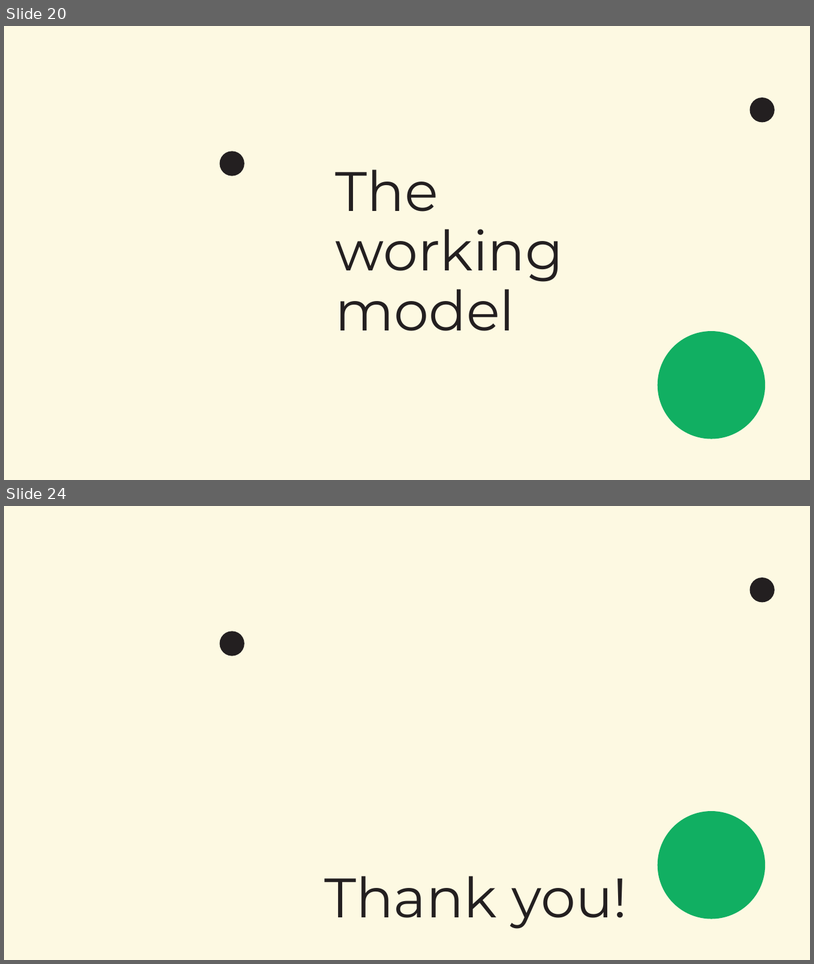
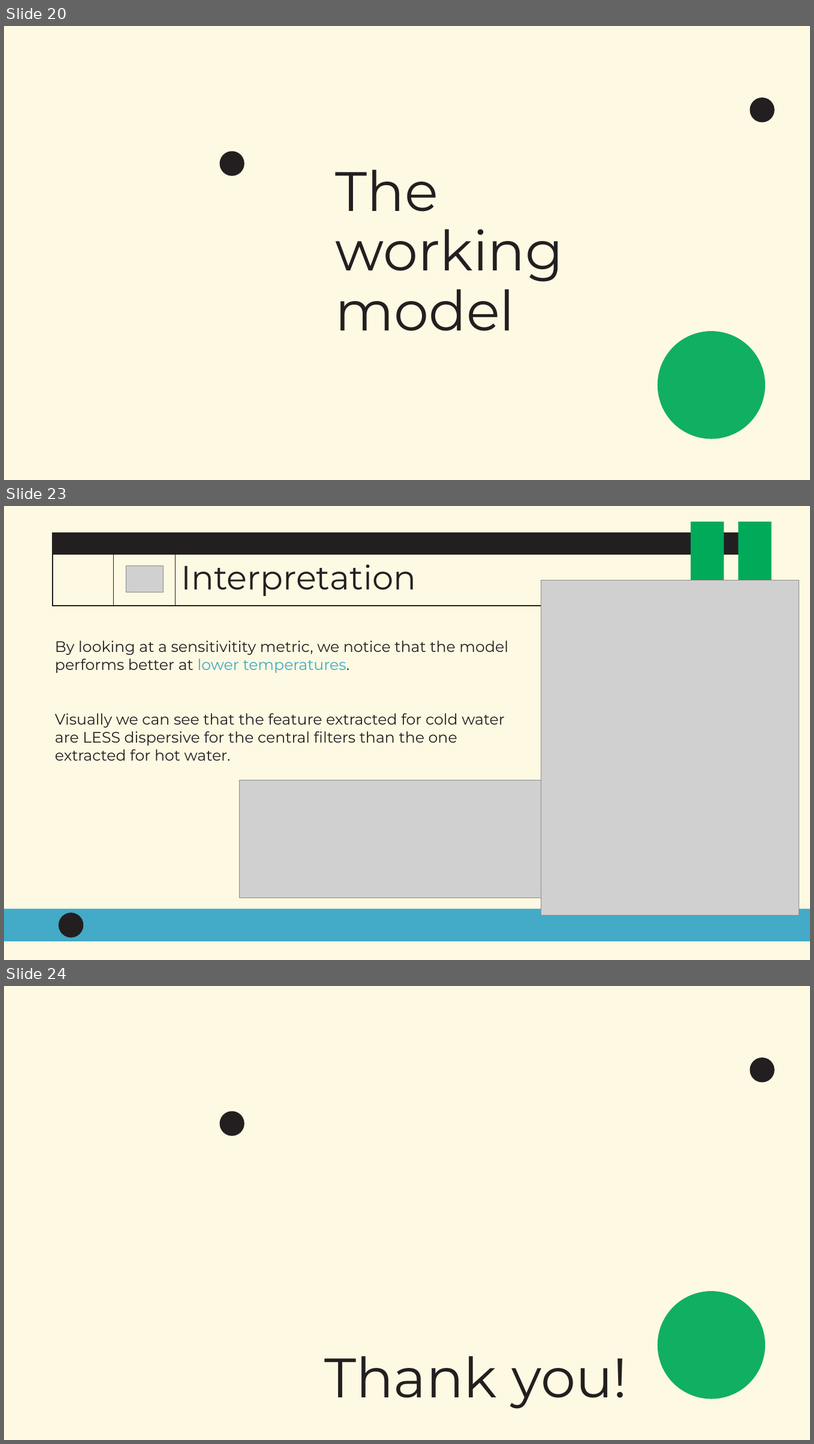
Before and after one commit to FedericoAlvetreti/TherMike, a slide deck: G22_slides.pptx. Shown one above the other, each under a label of ours: slides 20 and 24 before the commit, slides 20, 23 and 24 after it; the slides between them are not shown. The pictures are 814x964 and 814x1444 pixels, drawn with LibreOffice and Linux fonts; fonts in the diff are those of the drawing; grey boxes stand for pictures; background and template pictures are left out. Boxes give left, top, right and bottom in pixels: in the first picture for what was removed or moved away, otherwise in the second. Text is boxed around its words. In the diff, an @@ line names an element or a change of style, - is before the commit and + after.

```diff
--- a/G22_slides.pptx
+++ b/G22_slides.pptx
@@ slide 23 added at (x1=4, y1=506, x2=810, y2=960), background #FDF9E2 @@
@@ rectangle added at (x1=691, y1=522, x2=725, y2=613), fill #00AA59 @@
@@ rectangle added at (x1=739, y1=522, x2=772, y2=613), fill #00AA59 @@
@@ rectangle added at (x1=53, y1=532, x2=762, y2=554), fill #231F20, outline #231F20 1.25 pt @@
@@ rectangle added at (x1=53, y1=554, x2=762, y2=605), fill #FDF9E2, outline #231F20 1.25 pt @@
@@ line added from (113, 554) to (113, 605), #231F20 1.25 pt @@
@@ rectangle added at (x1=175, y1=554, x2=762, y2=605), fill #FDF9E2, outline #231F20 1.25 pt @@
@@ line added from (176, 554) to (176, 605), #231F20 1.25 pt @@
@@ picture added at (x1=126, y1=566, x2=164, y2=592) @@
@@ title added at (x1=181, y1=564, x2=416, y2=596), 40 pt, text #231F20 @@
+Interpretation
@@ picture added at (x1=541, y1=580, x2=799, y2=915) @@
@@ rectangle added at (x1=35, y1=613, x2=771, y2=640), fill #FDF9E2 @@
@@ text added at (x1=55, y1=640, x2=509, y2=760), 18 pt, text #231F20 @@
+By looking at a sensitivitity metric, we notice that the model performs better at lower temperatures.
+Visually we can see that the feature extracted for cold water are LESS dispersive for the central filters than the one extracted for hot water.
@@ picture added at (x1=239, y1=780, x2=613, y2=897) @@
@@ picture added at (x1=262, y1=814, x2=636, y2=876) @@
@@ freeform shape added at (x1=4, y1=908, x2=810, y2=941), fill #43AAC7 @@
@@ ellipse added at (x1=59, y1=913, x2=83, y2=937), fill #231F20 @@
```
Also in this commit, not shown: 2 slides changed, 2 other slides added, 3 slides removed.
